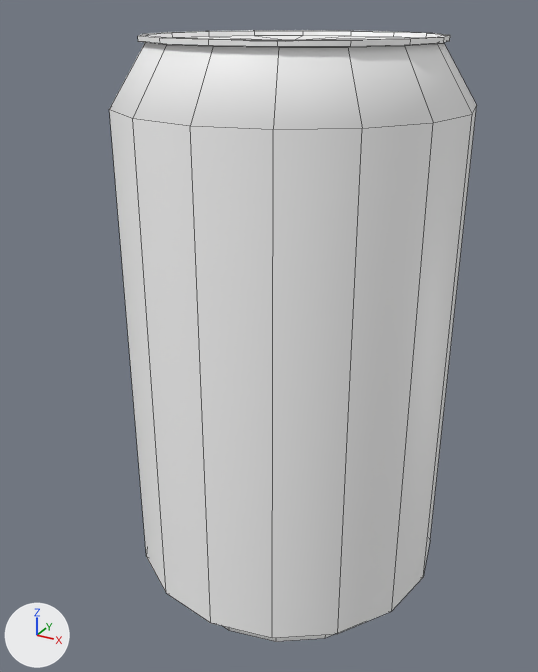
One commit to the FBX model Assets/Models/Coke/Coke.fbx: the scene before it, then after it.
Before and after are seen from a camera (50 mm lens) standing at (0.0944, -0.0537, 0.0338) and looking at (0.0717, -0.0124, 0.0131). The axes (+X, +Y, +Z) are drawn at lower left. The lights are the same throughout. Mesh edges are drawn as thin lines. Where no turn or scale is listed for an object, it has been applied to the vertices.

The first picture shows 'Coke'.
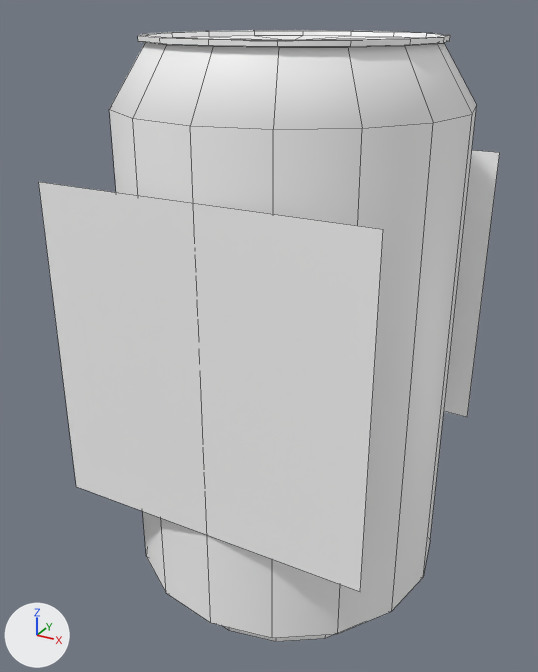
What differs and where, as boxes (x1, y1, x2, y2) in the pictures (538 x 672 px):
'Label', added: after (39, 182, 383, 592)
'Label2', added: after (444, 150, 500, 417)

Edits to the bpy script that builds the scene:
```text
Add mat_labelmat:
    mat_labelmat = principled_material('LabelMat')
    mat_labelmat.base_color = (1.0, 1.0, 1.0)  # white #ffffff
Add me_mesh_001:
    me_mesh_001.from_pydata([(0.0104, 0.0, -0.0104), (-0.0104, 0.0, -0.0104), (0.0104, 0.0, 0.0104), (-0.0104, 0.0, 0.0104)], [], [(0, 1, 3, 2)])
    me_mesh_001.materials.append(mat_labelmat)  # white #ffffff
Add me_mesh_002:
    me_mesh_002.from_pydata([(-0.0104, 0.0, -0.0104), (0.0104, 0.0, -0.0104), (-0.0104, 0.0, 0.0104), (0.0104, 0.0, 0.0104)], [], [(0, 1, 3, 2)])
    me_mesh_002.materials.append(mat_labelmat)  # white #ffffff
Add ob_label2:
    ob_label2 = bpy.data.objects.new('Label2', me_mesh_001)
    ob_label2.location = (0.07285, -0.00054, 0.01433)
Add ob_label:
    ob_label = bpy.data.objects.new('Label', me_mesh_002)
    ob_label.location = (0.07285, -0.02276, 0.01433)
```
